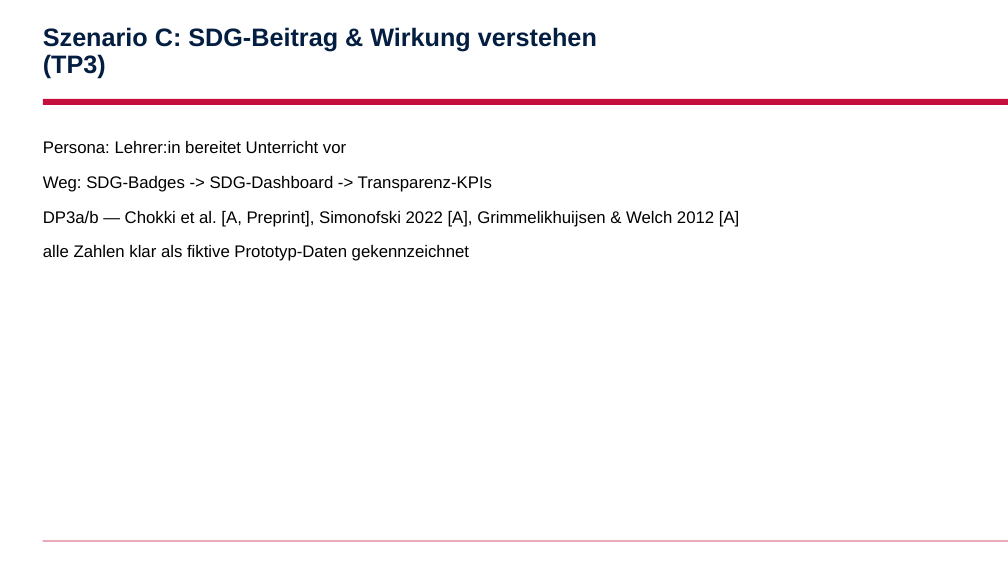
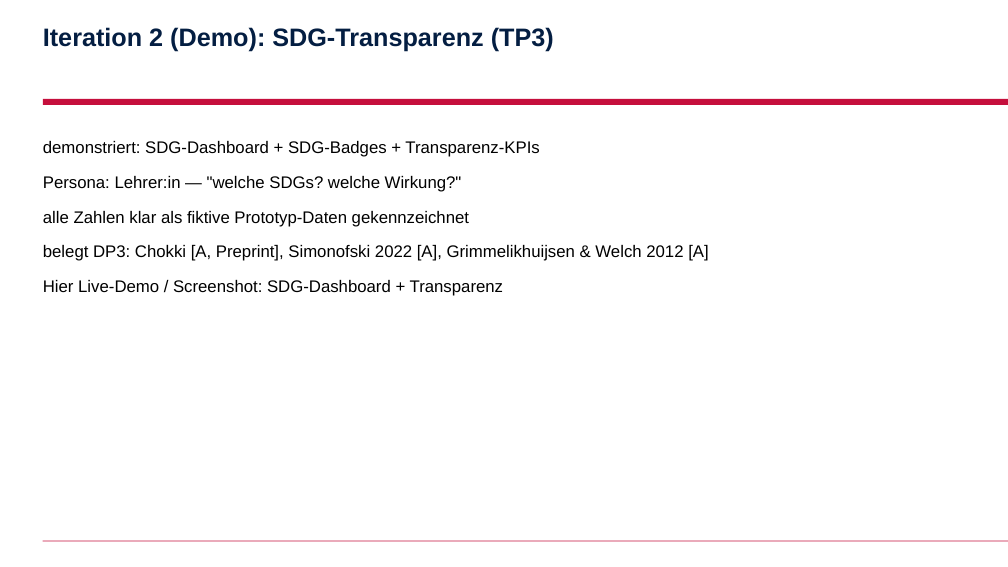
Before and after one commit to AnshulAgrawal7/zoe-sustainability-platform, a slide deck: slide 5 of docs/slides/anshul.pptx (slide 7 before the commit). Drawn at 1008x567 pixels with LibreOffice and Linux fonts; fonts in the diff are those of the drawing; background and template pictures are left out. Boxes give left, top, right and bottom in pixels: in the first picture for what was removed or moved away, otherwise in the second. Text is boxed around its words. In the diff, an @@ line names an element or a change of style, - is before the commit and + after.

```diff
--- a/docs/slides/anshul.pptx
+++ b/docs/slides/anshul.pptx
@@ title at box(43, 27, 554, 52): text changed @@
-Szenario C: SDG-Beitrag & Wirkung verstehen (TP3)
+Iteration 2 (Demo): SDG-Transparenz (TP3)
@@ text at box(43, 141, 539, 192): text changed @@
-Persona: Lehrer:in bereitet Unterricht vor
-Weg: SDG-Badges -> SDG-Dashboard -> Transparenz-KPIs
-DP3a/b — Chokki et al. [A, Preprint], Simonofski 2022 [A], Grimmelikhuijsen & Welch 2012 [A]
+demonstriert: SDG-Dashboard + SDG-Badges + Transparenz-KPIs
+Persona: Lehrer:in — "welche SDGs? welche Wirkung?"
@@ text at box(43, 245, 708, 296): paragraphs added @@
+belegt DP3: Chokki [A, Preprint], Simonofski 2022 [A], Grimmelikhuijsen & Welch 2012 [A]
+Hier Live-Demo / Screenshot: SDG-Dashboard + Transparenz
```
Also in this commit, not shown: 5 other slides changed, 2 slides added, 2 slides removed, 8 other files.
